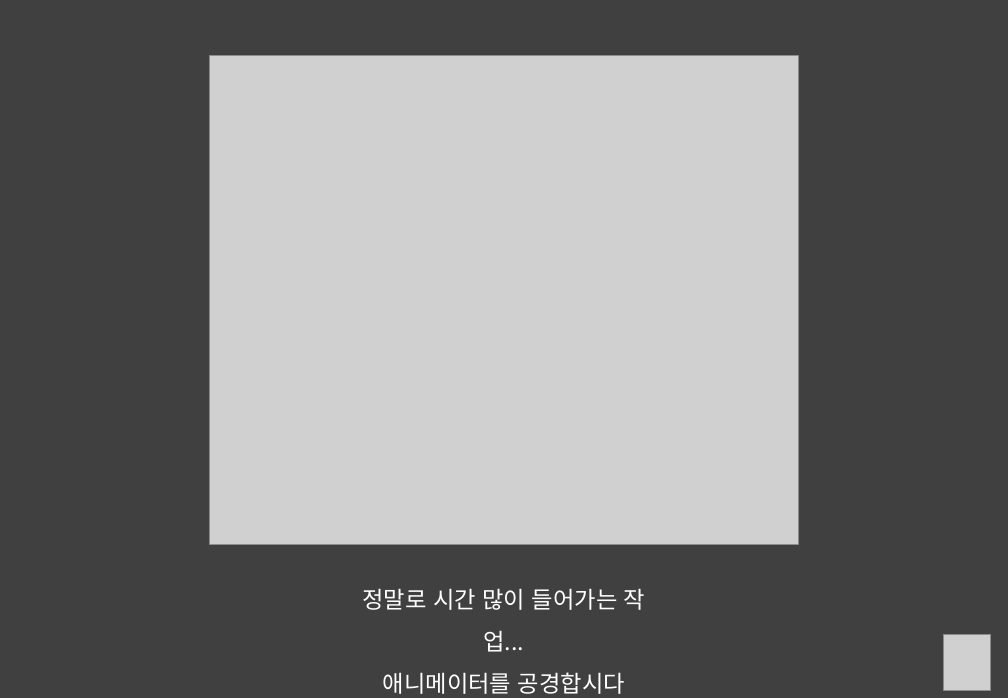
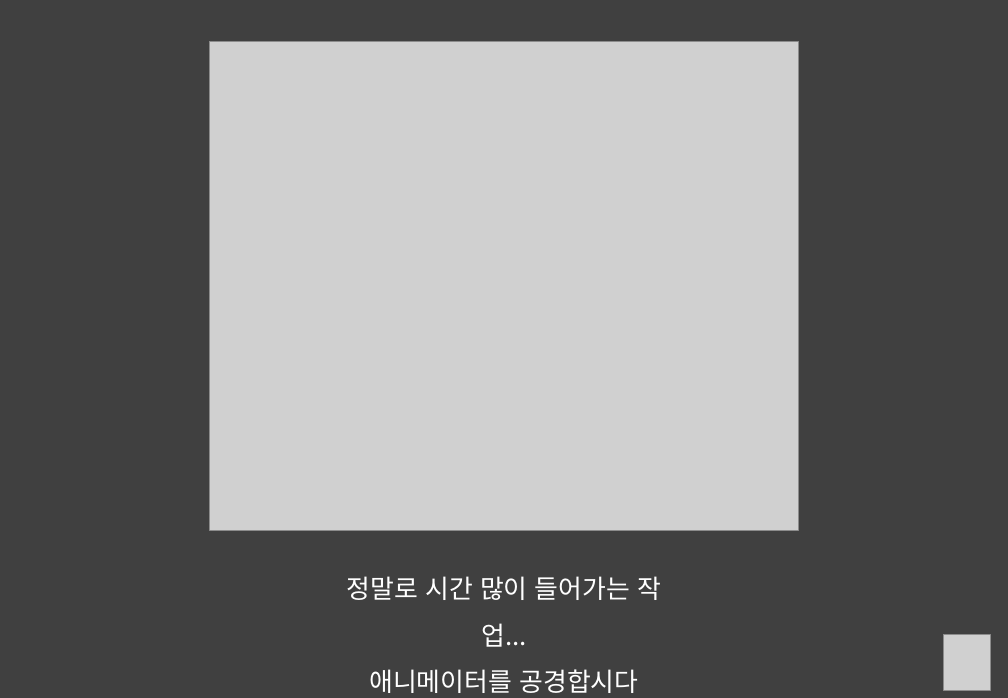
Before and after one commit to Hanghyeon/SQUARE, a slide deck: slide 26 of User_OtherFiles/포폴 발표 준비/2017_NCIA.pptx (slide 20 before the commit). Drawn at 1008x698 pixels with LibreOffice and Linux fonts; fonts in the diff are those of the drawing; grey boxes stand for pictures. Boxes give left, top, right and bottom in pixels: in the first picture for what was removed or moved away, otherwise in the second. Text is boxed around its words. In the diff, an @@ line names an element or a change of style, - is before the commit and + after.

```diff
--- a/User_OtherFiles/포폴 발표 준비/2017_NCIA.pptx
+++ b/User_OtherFiles/포폴 발표 준비/2017_NCIA.pptx
@@ picture: place and size @@
-picture at [209,56,799,544]
+picture at [209,42,799,531]
@@ text "정말로 시간 많이 들어가는 작업...": place and size @@
-text "정말로 시간 많이 들어가는 작업..." at [363,588,645,694]
+text "정말로 시간 많이 들어가는 작업..." at [347,576,661,693]
@@ text "정말로 시간 많이 들어가는 작업..." at [347,576,661,693]: size 18 to 20 pt @@
```
Also in this commit, not shown: 4 other slides changed, 11 slides added, 5 slides removed.
